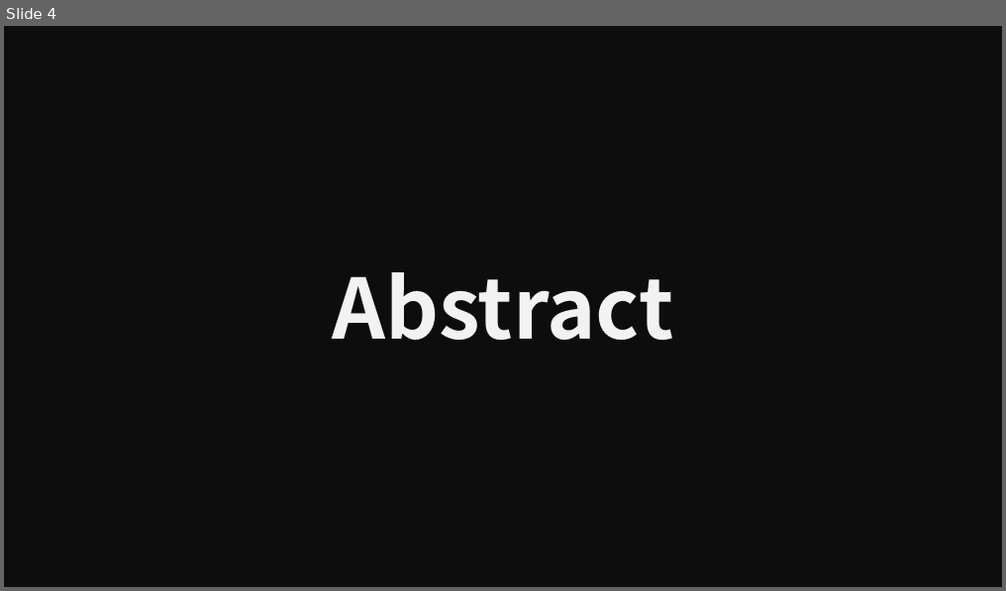
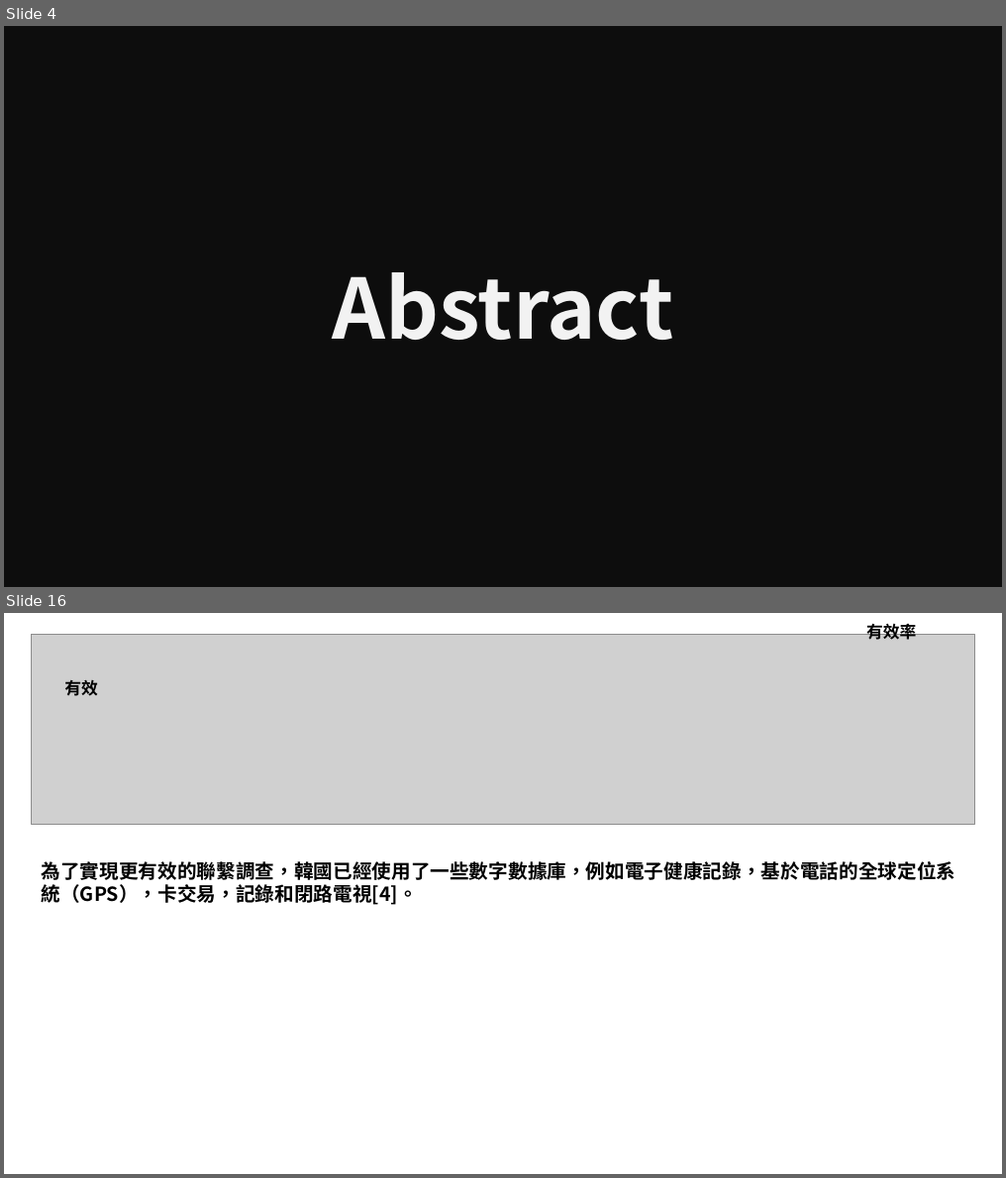
Before and after one commit to littlefish0331/thesis_study, a slide deck: 02_covid19_track/書報討論_COVID19_track_tw.pptx. Shown one above the other, each under a label of ours: slide 4 before the commit, slides 4 and 16 after it; the slides between them are not shown. The pictures are 1006x591 and 1006x1178 pixels, drawn with LibreOffice and Linux fonts; fonts in the diff are those of the drawing; grey boxes stand for pictures. Boxes give left, top, right and bottom in pixels: in the first picture for what was removed or moved away, otherwise in the second. Text is boxed around its words. In the diff, an @@ line names an element or a change of style, - is before the commit and + after.

```diff
--- a/02_covid19_track/書報討論_COVID19_track_tw.pptx
+++ b/02_covid19_track/書報討論_COVID19_track_tw.pptx
@@ slide 16 added at (x1=4, y1=613, x2=1002, y2=1174), background #FFFFFF @@
@@ picture added at (x1=32, y1=634, x2=975, y2=825) @@
@@ text added at (x1=866, y1=621, x2=916, y2=640), 12 pt, text #000000, bold @@
+有效率
@@ text added at (x1=64, y1=680, x2=98, y2=696), 12 pt, text #000000, bold @@
+有效
@@ text added at (x1=42, y1=861, x2=956, y2=905), 14 pt, text #000000, bold @@
+為了實現更有效的聯繫調查，韓國已經使用了一些數字數據庫，例如電子健康記錄，基於電話的全球定位系統（GPS），卡交易，記錄和閉路電視[4]。
```
Also in this commit, not shown: 3 slides changed, 23 other slides added, 1 slide removed.
